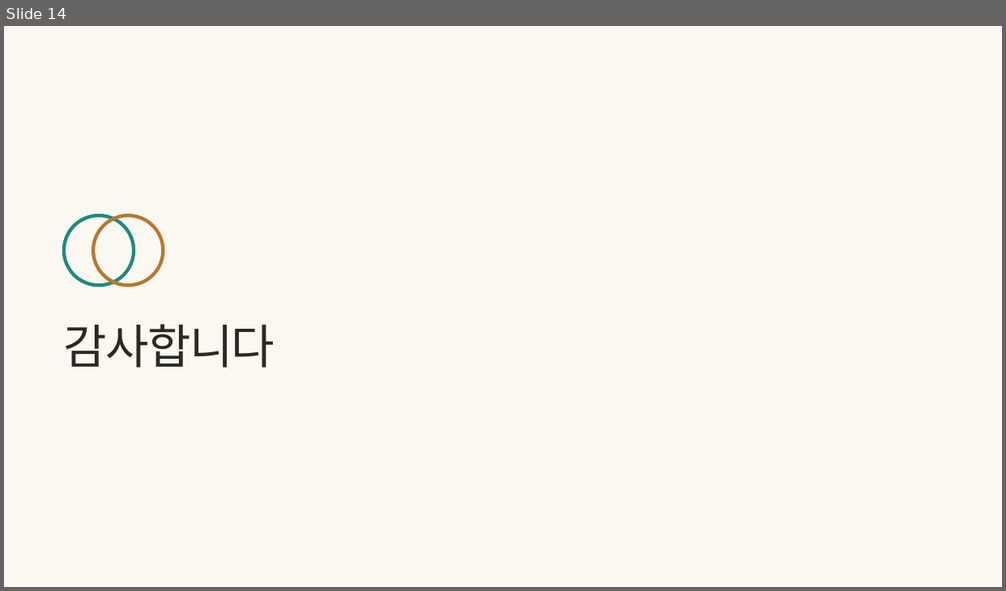
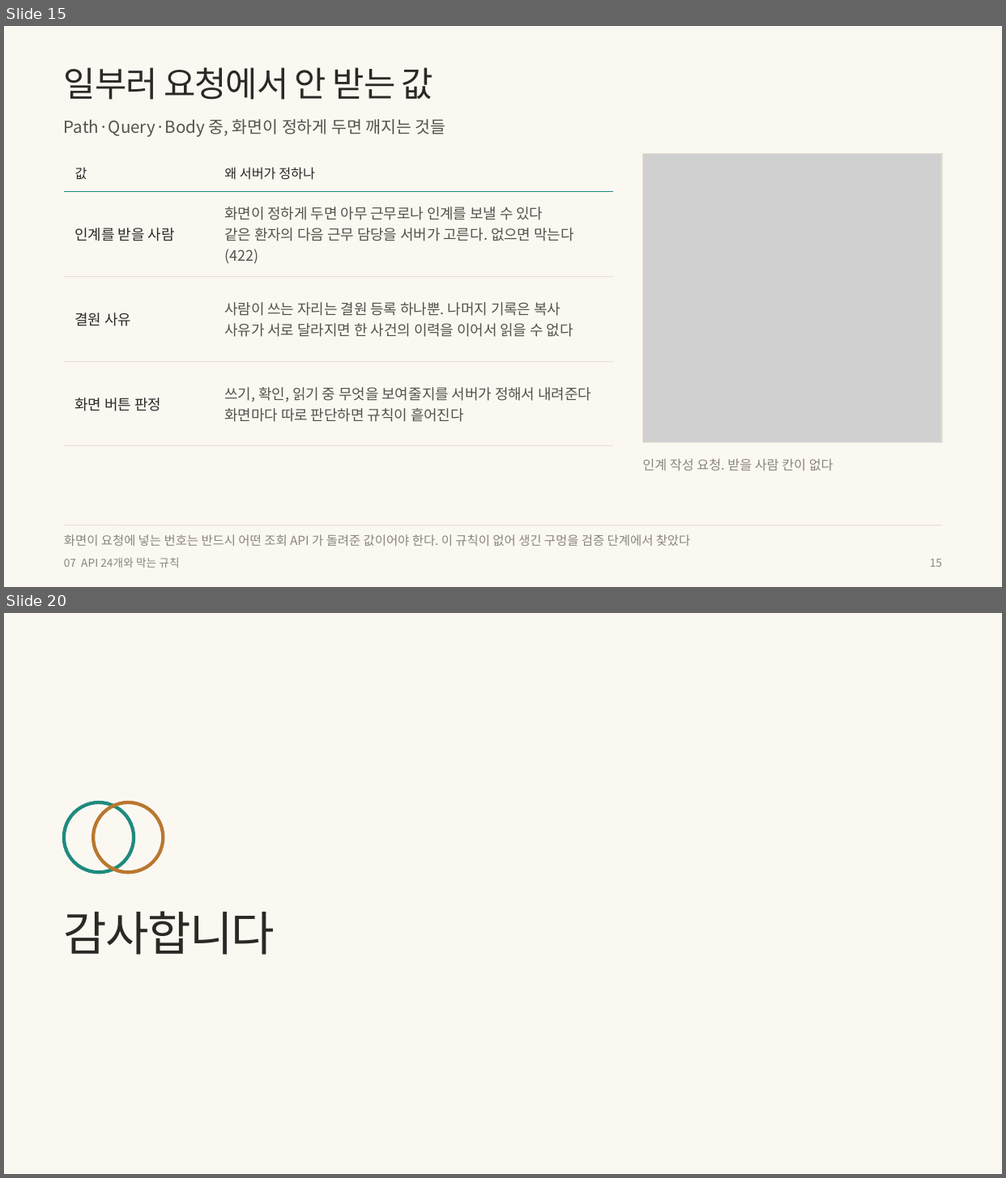
Before and after one commit to wodnjs2020136144/skala-webservice-mini, a slide deck: deliverables/10반_황재원_너와나의인계고리-발표용.pptx. Shown one above the other, each under a label of ours: slide 14 before the commit, slides 15 and 20 after it; the slides between them are not shown. The pictures are 1006x591 and 1006x1178 pixels, drawn with LibreOffice and Linux fonts; fonts in the diff are those of the drawing; grey boxes stand for pictures. Boxes give left, top, right and bottom in pixels: in the first picture for what was removed or moved away, otherwise in the second. Text is boxed around its words. In the diff, an @@ line names an element or a change of style, - is before the commit and + after.

```diff
--- a/deliverables/10반_황재원_너와나의인계고리-발표용.pptx
+++ b/deliverables/10반_황재원_너와나의인계고리-발표용.pptx
@@ slide 15 added at [4, 26, 1002, 587], background #FBF8F2 @@
@@ text added at [64, 67, 433, 100], 25 pt, text #2A2926 @@
+일부러 요청에서 안 받는 값
@@ text added at [64, 119, 446, 137], 12 pt, text #55524B @@
+Path·Query·Body 중, 화면이 정하게 두면 깨지는 것들
@@ table added at [64, 154, 613, 425], 4 rows, 2 columns @@
+값 | 왜 서버가 정하나
+인계를 받을 사람 | 화면이 정하게 두면 아무 근무로나 인계를 보낼 수 있다 / 같은 환자의 다음 근무 담당을 서버가 고른다. 없으면 막는다(422)
+결원 사유 | 사람이 쓰는 자리는 결원 등록 하나뿐. 나머지 기록은 복사 / 사유가 서로 달라지면 한 사건의 이력을 이어서 읽을 수 없다
+화면 버튼 판정 | 쓰기, 확인, 읽기 중 무엇을 보여줄지를 서버가 정해서 내려준다 / 화면마다 따로 판단하면 규칙이 흩어진다
@@ picture added at [642, 154, 942, 443] @@
@@ rectangle added at [642, 154, 942, 443], outline #E6E0D4 0.75 pt @@
@@ text added at [642, 459, 833, 471], 9.5 pt, text #8A867C @@
+인계 작성 요청. 받을 사람 칸이 없다
@@ line added from (64, 525) to (942, 525), #E6E0D4 0.5 pt @@
@@ text added at [64, 535, 691, 546], 9 pt, text #8A867C @@
+화면이 요청에 넣는 번호는 반드시 어떤 조회 API 가 돌려준 값이어야 한다. 이 규칙이 없어 생긴 구멍을 검증 단계에서 찾았다
@@ text added at [64, 557, 179, 568], 8 pt, text #8A867C @@
+07 API 24개와 막는 규칙
@@ text added at [930, 559, 942, 567], 8 pt, text #8A867C @@
+15
@@ what was slide 14 is now slide 20 @@
```
Also in this commit, not shown: 9 slides changed, 5 other slides added, 6 other files.
